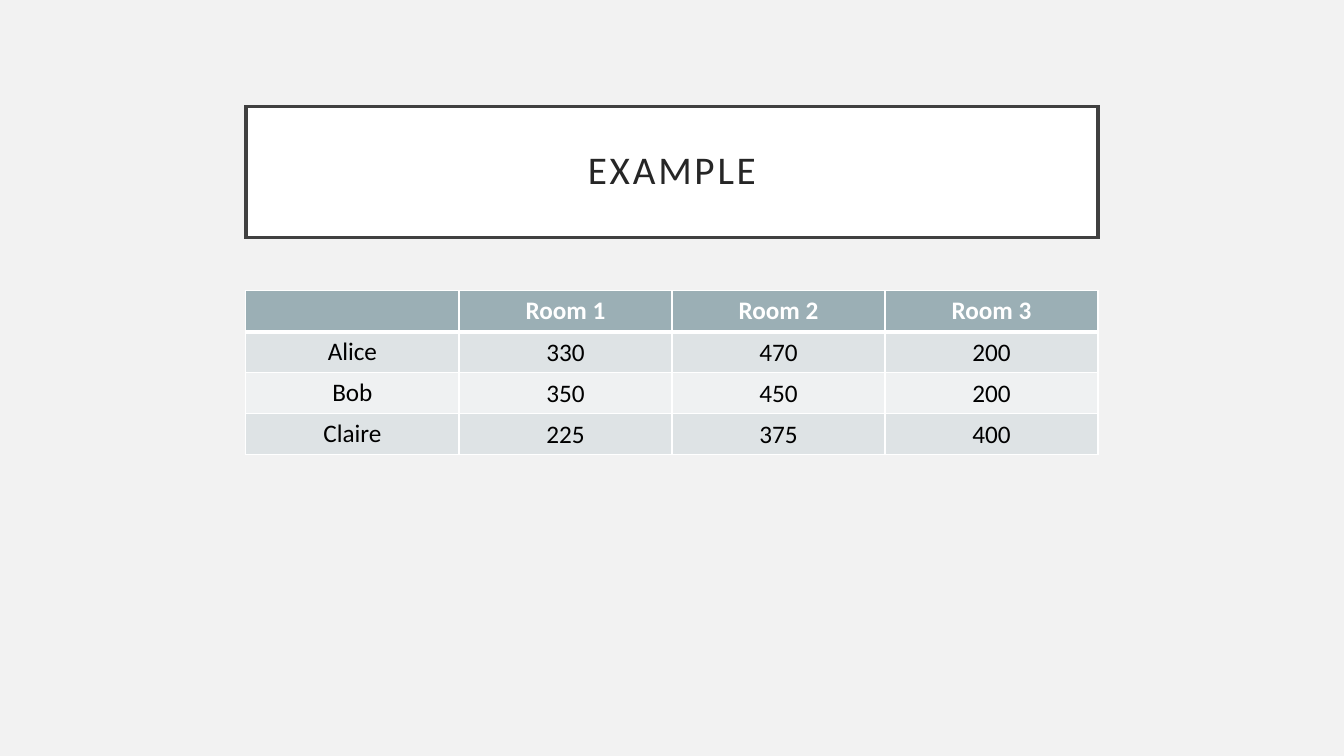
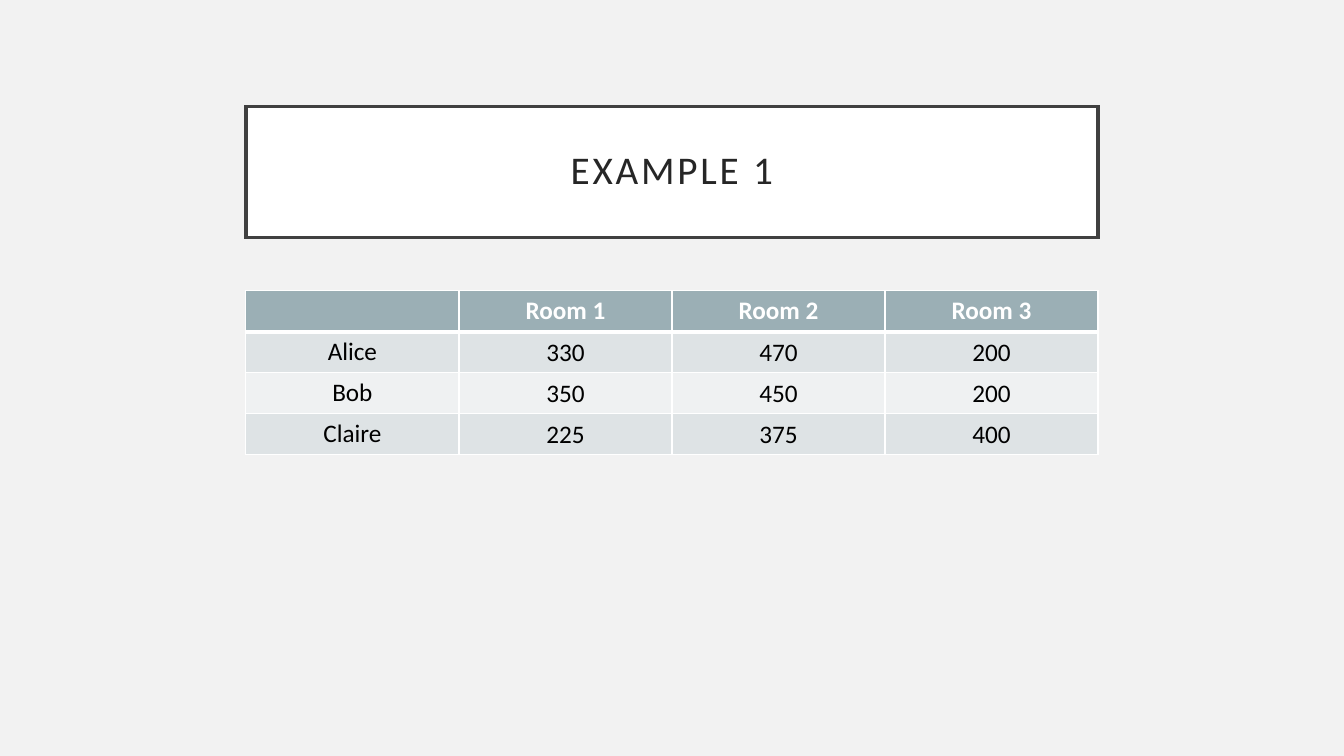
Before and after one commit to tanvinerkar/fair-rent-division, a slide deck: slide 18 of final-ppt.pptx. Drawn at 1344x756 pixels with LibreOffice and Linux fonts; fonts in the diff are those of the drawing. Boxes give left, top, right and bottom in pixels: in the first picture for what was removed or moved away, otherwise in the second. Text is boxed around its words. In the diff, an @@ line names an element or a change of style, - is before the commit and + after.

```diff
--- a/final-ppt.pptx
+++ b/final-ppt.pptx
@@ title at <box>571,158,773,184</box>: text changed @@
-EXAMPLE
+EXAMPLE 1
```
Also in this commit, not shown: 2 other slides changed, 2 slides added, 2 other files.
